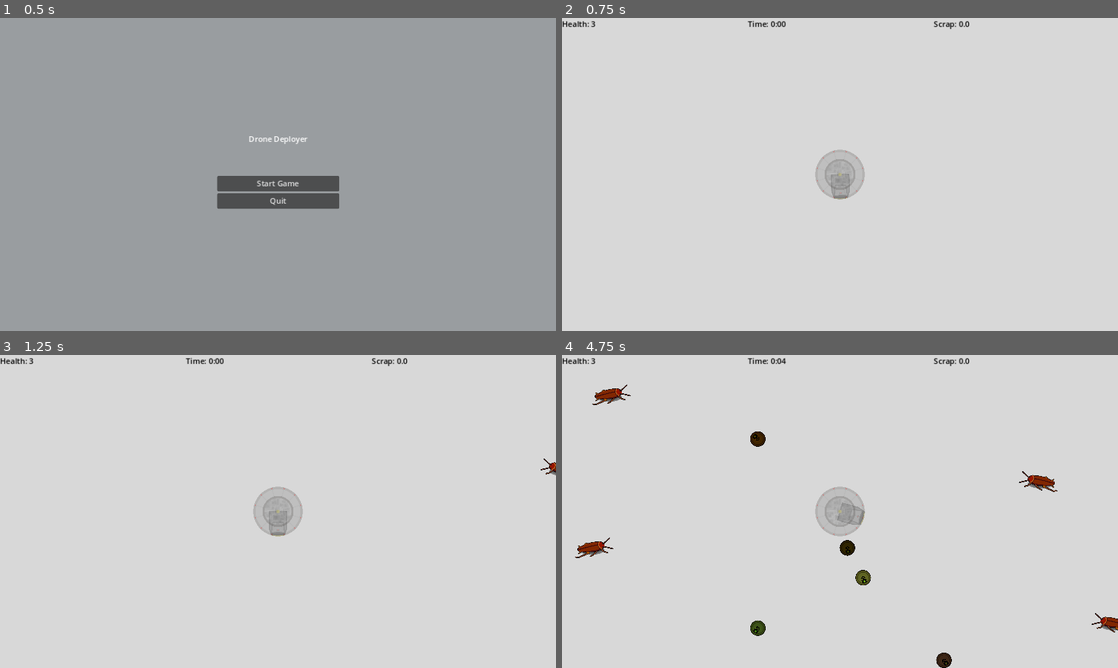
Above: before the commit, frames 1-4 (two rows, left to right).
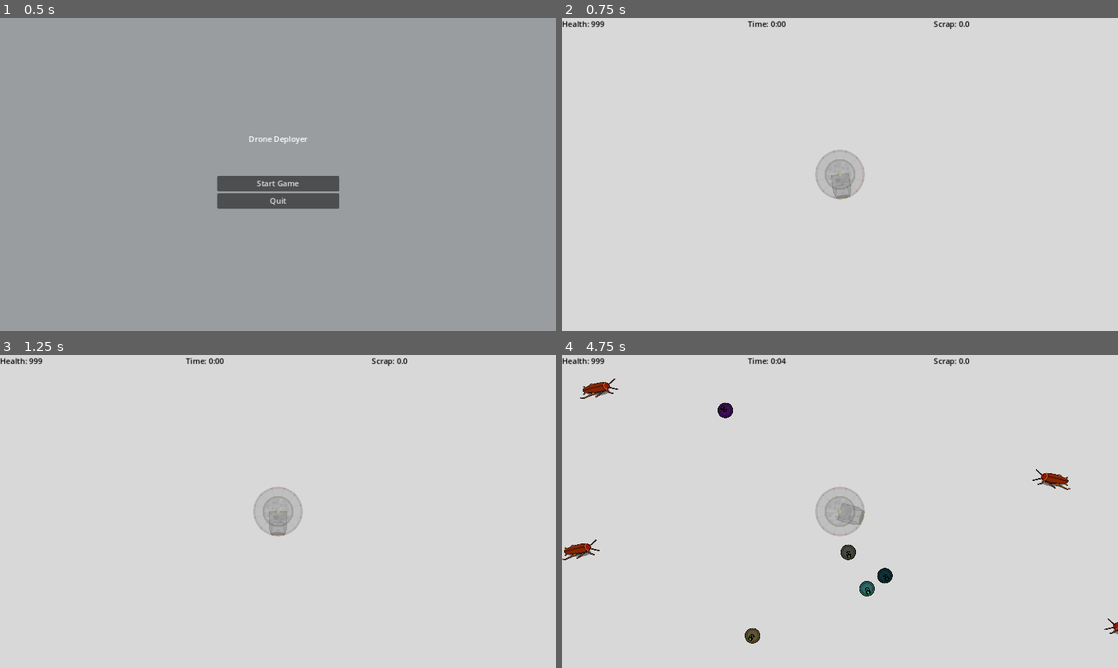
Above: after the commit, the same moments.

Repository: PlainOldNoah/DroneDeployer
Game: Godot game, scene res://main/main.tscn
The game is run twice, just before and just after one commit, with the same random seed, the same clock (stepped at 60 frames per second) and the same inputs.
Inputs (mouse positions are in pixels of both pictures, inside the frame that each line leads up to):
- Up to frame 1 (0.5 s): no input
- Up to frame 2 (0.75 s): click "Start Game" at 0.5 s
- Up to frame 3 (1.25 s): no input
- Up to frame 4 (4.75 s): move the mouse to (962, 495) at 1.27 s; press the mouse at (962, 495) at 1.28 s; move the mouse to (728, 527) at 2.02 s; release the mouse at (728, 527) at 2.03 s; click (728, 527) at 2.1 s; move the mouse to (895, 442) at 2.77 s; press the mouse at (895, 442) at 2.78 s; move the mouse to (812, 574) at 3.52 s; release the mouse at (812, 574) at 3.53 s; click (812, 574) at 3.6 s; move the mouse to (1006, 558) at 4.27 s; press the mouse at (1006, 558) at 4.28 s

Frame 1 is identical in both runs. In frame 2, less than 0.1% of the frame differs, in the area x 5-52%, y 0-58%; in frame 3, less than 0.1%; in frame 4, 2.1%, in the area x 0-100%, y 0-100%.

Commit message:
Updated menu manager and menu requesting, drone stats scene can reference and display drones stats

Diff:
--- a/Drone Deployer/drone_core/drone.gd
+++ b/Drone Deployer/drone_core/drone.gd
@@ -2,6 +2,7 @@
 extends CharacterBody2D
 
 signal state_changed(drone:Drone, new_state:int)
+signal stats_updated(drone:Drone)
 
 enum STATES {STORED, DEPLOYED, RETURNING, STOPPED, ARMING} # PAUSED RETURNING
 var state:int = -1
@@ -41,7 +42,15 @@
 	add_to_group("drone")
 	set_z_index(30)
 	set_state(STATES.STORED)
+	debug_randomize_values()
+
+
+func debug_randomize_values():
 	modulate = Color(randf(), randf(), randf())
+	stats.max_speed = randi_range(100, 300)
+	stats.damage = randi_range(1,10)
+	stats.max_battery = randi_range(100,500)
+	emit_signal("stats_updated", self)
 
 
 func _physics_process(delta):
@@ -59,6 +68,7 @@
 	else:
 		stats.battery = clamp(stats.battery - (stats.battery_drain * delta), 0.0, stats.max_battery)
 
+	emit_signal("stats_updated", self)
 	#	emit_signal("stats_updated", self, "battery")
 
 	if stats.battery <= 0.0: # Battery is Dead
--- a/Drone Deployer/main/gameplay_manager.gd
+++ b/Drone Deployer/main/gameplay_manager.gd
@@ -30,6 +30,7 @@
 
 # Setter for the gamestate
 func set_gamestate(new_gamestate:GAMESTATE):
+#	print_debug("SETSTATE: ", new_gamestate)
 	if gamestate == new_gamestate:
 		print_debug("WARNING: gamestate already in state <", new_gamestate, ">")
 	gamestate = new_gamestate
@@ -64,7 +65,6 @@
 # Pauses if unpaused and vice versa
 func toggle_pause(value:bool):
 	get_tree().set_pause(value)
-#	get_tree().set_pause(!get_tree().is_paused())
 
 	if get_tree().is_paused():
 		set_gamestate(GAMESTATE.PAUSED)
--- a/Drone Deployer/main/gameplay_manager.tscn
+++ b/Drone Deployer/main/gameplay_manager.tscn
@@ -5,7 +5,7 @@
 [node name="GameplayManager" type="Node"]
 editor_description = "Handles all gameplay events such as spawning enemies, controlling difficulty, updating score, taking damage, etc."
 script = ExtResource("1_yvwxg")
-ddcc_max_health = 3
+ddcc_max_health = 999
 starting_drones = 10
 
 [node name="GameplayTimer" type="Timer" parent="."]
--- a/Drone Deployer/main/main.tscn
+++ b/Drone Deployer/main/main.tscn
@@ -21,6 +21,7 @@
 visible = false
 
 [node name="HangerMenu" parent="MenuManager" instance=ExtResource("4_chmra")]
+visible = false
 
 [node name="PausePopup" parent="MenuManager" instance=ExtResource("4_0qfmw")]
 visible = false
--- a/Drone Deployer/ui/menus/drone_stats.gd
+++ b/Drone Deployer/ui/menus/drone_stats.gd
@@ -1,22 +1,24 @@
 extends Label
 
-
 var linked_drone:Drone = null
-
-
-func _ready():
-	update_labels()
 
 
 # Sets a new linked drone
 func link_to_drone(drone:Drone):
 	if drone != linked_drone:
+
+		if linked_drone != null:
+			linked_drone.disconnect("stats_updated", update_labels)
+
 		linked_drone = drone
+		update_labels(linked_drone)
+		var _ok := linked_drone.connect("stats_updated", update_labels)
 
 
-# Updates itself to reflect the current stats
-func update_labels():
-	text = "Speed: %d\nDamage: %d\nBattery: %d" % [0, 1, 2]
+# Updates its labels to display parameter drones stats
+func update_labels(drone:Drone):
+	var lds:Dictionary = drone.stats
+	text = "%s\nSpeed: %d\nDamage: %d\nBattery: %d" % [linked_drone.name, lds.max_speed, lds.damage, lds.max_battery]
 
 
 #Speed: 10 (40)
--- a/Drone Deployer/ui/menus/hanger_menu.gd
+++ b/Drone Deployer/ui/menus/hanger_menu.gd
@@ -2,5 +2,20 @@
 
 @onready var drone_stats := %DroneStats
 
+
 func set_new_drone(drone:Drone):
-	pass
+	drone_stats.link_to_drone(drone)
+
+
+# ===== DEBUG STUFF =====
+var debug_counter:int = 0
+func _on_test_pressed():
+	var max_drones:int = DroneManager.drone_queue.size()
+	set_new_drone(DroneManager.drone_queue[debug_counter])
+
+	debug_counter += 1
+	if debug_counter >= max_drones:
+		debug_counter = 0
+
+func _on_test_2_pressed():
+	DroneManager.drone_queue[debug_counter - 1].debug_randomize_values()
--- a/Drone Deployer/ui/menus/hanger_menu.tscn
+++ b/Drone Deployer/ui/menus/hanger_menu.tscn
@@ -7,13 +7,41 @@
 [node name="HangerMenu" instance=ExtResource("1_7dtce")]
 script = ExtResource("2_3ppgg")
 
+[node name="Background" parent="." index="0"]
+color = Color(0.6, 0.615686, 0.627451, 0.290196)
+
 [node name="DroneStats" type="Label" parent="." index="1"]
 unique_name_in_owner = true
 layout_mode = 1
-anchors_preset = 15
-anchor_right = 1.0
-anchor_bottom = 1.0
+anchors_preset = -1
+anchor_left = 0.0425347
+anchor_top = 0.132716
+anchor_right = 0.432292
+anchor_bottom = 0.779321
+offset_bottom = -3.05176e-05
 grow_horizontal = 2
 grow_vertical = 2
 text = "Hello World"
 script = ExtResource("3_m74r8")
+metadata/_edit_use_anchors_ = true
+
+[node name="Test" type="Button" parent="." index="2"]
+layout_mode = 1
+anchors_preset = -1
+anchor_left = 0.679688
+anchor_top = 0.0910494
+anchor_right = 0.832465
+anchor_bottom = 0.216049
+text = "Get Next Drone"
+metadata/_edit_use_anchors_ = true
+
+[node name="Test2" type="Button" parent="." index="3"]
+layout_mode = 0
+offset_left = 786.0
+offset_top = 150.0
+offset_right = 960.0
+offset_bottom = 238.0
+text = "Randomize Stats"
+
+[connection signal="pressed" from="Test" to="." method="_on_test_pressed"]
+[connection signal="pressed" from="Test2" to="." method="_on_test_2_pressed"]
--- a/Drone Deployer/ui/menus/menu_manager.gd
+++ b/Drone Deployer/ui/menus/menu_manager.gd
@@ -13,22 +13,34 @@
 
 @onready var menu_list:Dictionary = {
 	"none":{
-		"scene":null
+		"scene":null, # Path to menu scene
+		"pause_gameplay":false, # Pauses gameplay while menu is active
+		"escapable":true, # Can be exited with hotkey/escape
 	},
 	"main_menu":{
-		"scene":main_menu
+		"scene":main_menu,
+		"pause_gameplay":true,
+		"escapable":false,
 	},
 	"hanger_menu":{
-		"scene":hanger_menu
+		"scene":hanger_menu,
+		"pause_gameplay":true,
+		"escapable":true,
 	},
 	"pause_menu":{
-		"scene":pause_menu
+		"scene":pause_menu,
+		"pause_gameplay":true,
+		"escapable":true,
 	},
 	"game_over_menu":{
 		"scene":game_over_menu,
+		"pause_gameplay":false,
+		"escapable":false,
 	},
 	"debug_menu":{
 		"scene":debug_menu,
+		"pause_gameplay":true,
+		"escapable":true,
 	},
 }
 
@@ -42,45 +54,55 @@
 
 # _input func for ALL menu calling actions
 func _input(event):
+	if current_menu["escapable"] == false:
+		return
+
 	if event.is_action_pressed("ui_cancel"):
-		if get_tree().is_paused():
-			GameplayManager.toggle_pause(false)
+		if current_menu != menu_list.none:
+			request_menu(menu_list.none)
 		else:
-			GameplayManager.toggle_pause(true)
+			request_menu(menu_list.pause_menu)
+
 	elif event.is_action_pressed("toggle_hanger_menu"):
-		request_menu(menu_list.hanger_menu, !menu_list.hanger_menu["scene"].is_visible())
+		if current_menu == menu_list.hanger_menu:
+			request_menu(menu_list.none)
+		else:
+			request_menu(menu_list.hanger_menu)
+
 	elif event.is_action_pressed("toggle_debug_menu"):
-		request_menu(menu_list.debug_menu, !menu_list.debug_menu["scene"].is_visible())
+		if current_menu == menu_list.menu_list.debug_menu:
+			request_menu(menu_list.none)
+		else:
+			request_menu(menu_list.debug_menu)
 
 
 # Handles the dismissing and summoning on menu items
-func request_menu(new_menu:Dictionary, show_scene:bool=true):
+func request_menu(new_menu:Dictionary):
+	dismiss_all()
+
 	match new_menu:
 		menu_list.none:
-			dismiss_all()
+			GameplayManager.toggle_pause(false)
 
 		menu_list.main_menu:
-			dismiss_all()
-			if show_scene:
-				menu_list.main_menu["scene"].show()
+			GameplayManager.toggle_pause(true)
+			menu_list.main_menu["scene"].show()
 
 		menu_list.hanger_menu:
-			dismiss_all()
-			if show_scene:
-				menu_list.hanger_menu["scene"].show()
+			GameplayManager.toggle_pause(true)
+			menu_list.hanger_menu["scene"].show()
 
 		menu_list.pause_menu:
-			menu_list.pause_menu["scene"].set_visible(get_tree().is_paused())
+			GameplayManager.toggle_pause(true)
+			menu_list.pause_menu["scene"].show()
 
 		menu_list.game_over_menu:
-			dismiss_all()
-			if show_scene:
-				menu_list.game_over_menu["scene"].show()
+			GameplayManager.toggle_pause(false)
+			menu_list.game_over_menu["scene"].show()
 
 		menu_list.debug_menu:
-			dismiss_all()
-			if show_scene:
-				menu_list.debug_menu["scene"].show()
+			GameplayManager.toggle_pause(true)
+			menu_list.debug_menu["scene"].show()
 
 		_:
 			print_debug("ERROR: invalid menu requested <", new_menu, ">")
@@ -97,9 +119,9 @@
 		GameplayManager.GAMESTATE.STARTING:
 			request_menu(menu_list.none)
 		GameplayManager.GAMESTATE.RUNNING:
-			request_menu(menu_list.pause_menu)
-		GameplayManager.GAMESTATE.PAUSED:
-			request_menu(menu_list.pause_menu)
+			dismiss_all()
+#		GameplayManager.GAMESTATE.PAUSED:
+#			request_menu(menu_list.pause_menu)
 		GameplayManager.GAMESTATE.ENDING:
 			request_menu(menu_list.game_over_menu)
 
Not shown, changed: Drone Deployer/documentation/signal_bus.txt
